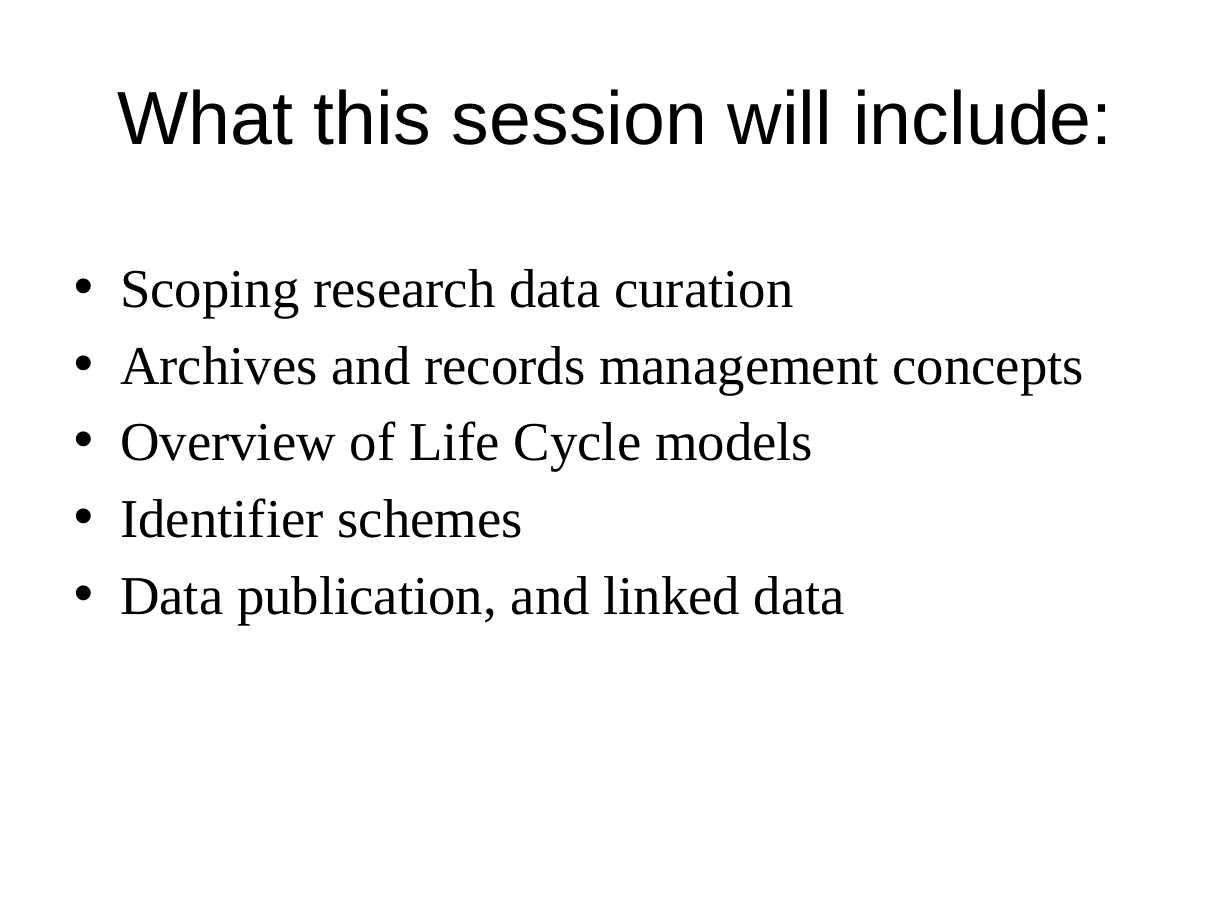
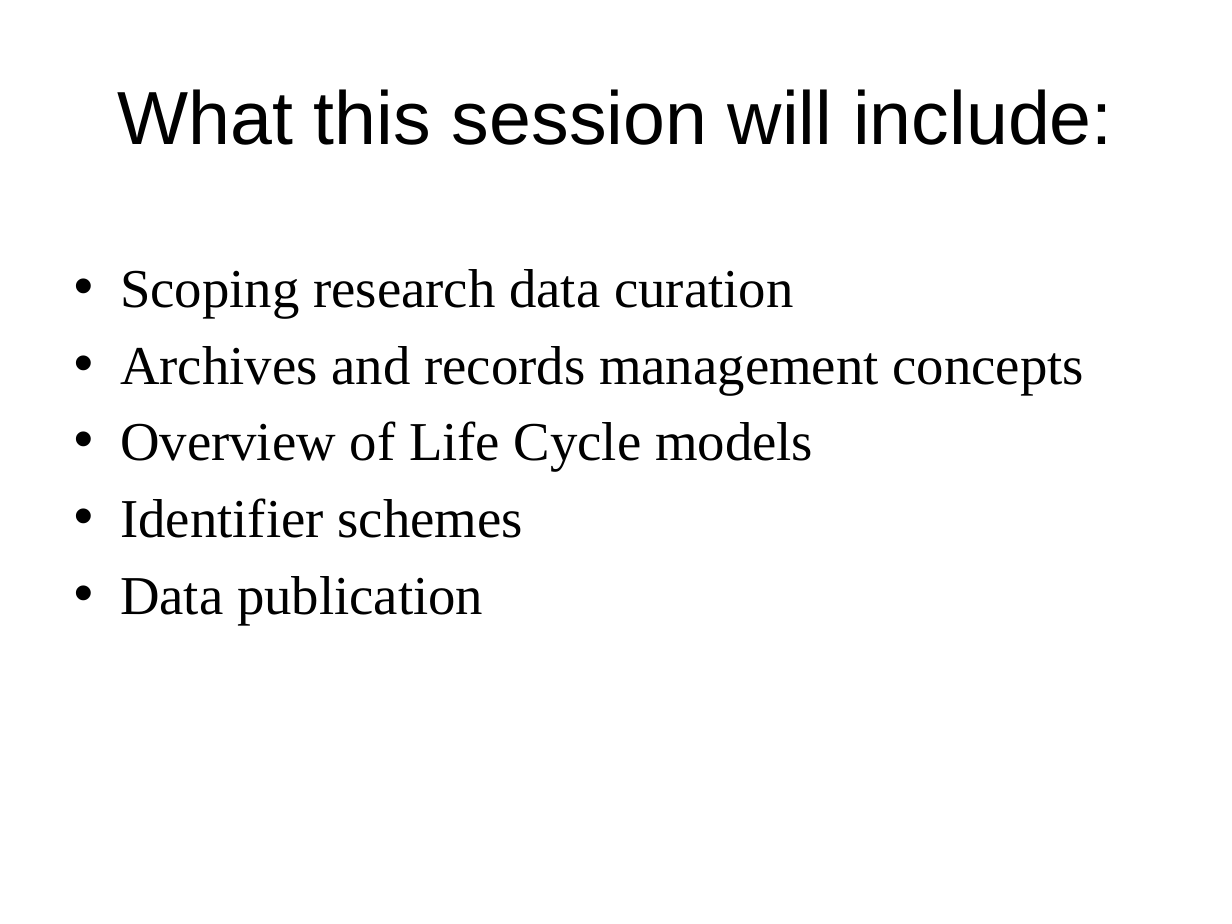
Before and after one commit to DataCurationWorkshop/HongKongCurationWorkshop, a slide deck: slide 2 of Day_1/Lectures/Slides/Day_1_Lecture_Intro.pptx. Drawn at 1232x924 pixels with LibreOffice and Linux fonts; fonts in the diff are those of the drawing; background and template pictures are left out. Boxes give left, top, right and bottom in pixels: in the first picture for what was removed or moved away, otherwise in the second. Text is boxed around its words. In the diff, an @@ line names an element or a change of style, - is before the commit and + after.

```diff
--- a/Day_1/Lectures/Slides/Day_1_Lecture_Intro.pptx
+++ b/Day_1/Lectures/Slides/Day_1_Lecture_Intro.pptx
@@ text at (120,576,483,624): text changed @@
-• Data publication, and linked data
+• Data publication
```
Also in this commit, not shown: 4 other slides changed, 8 other files.
